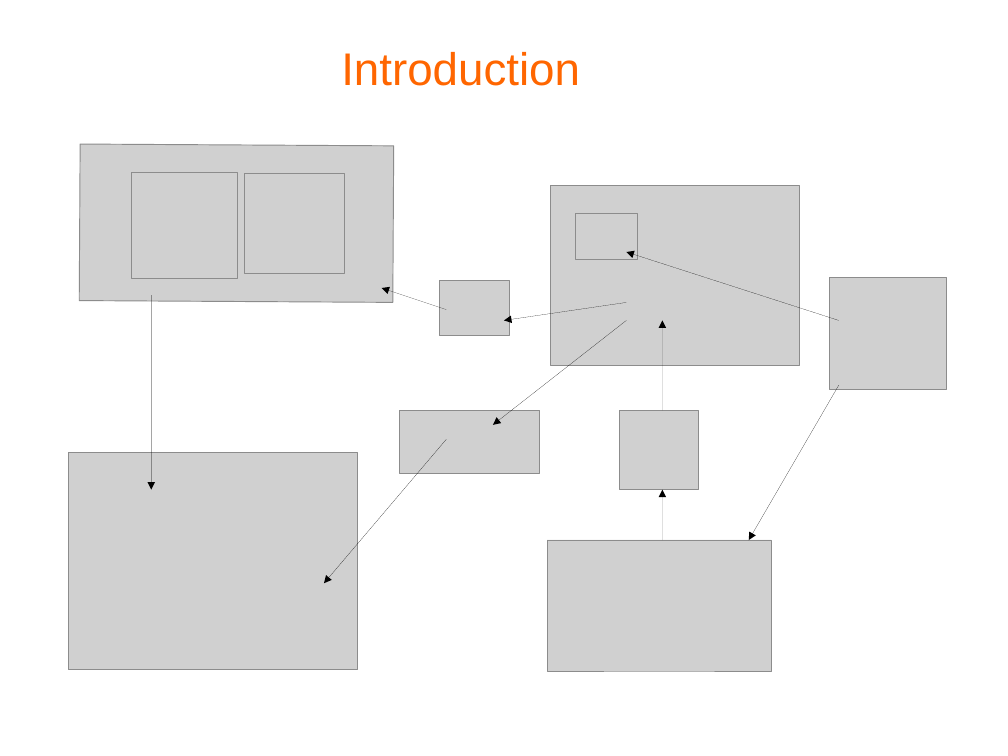
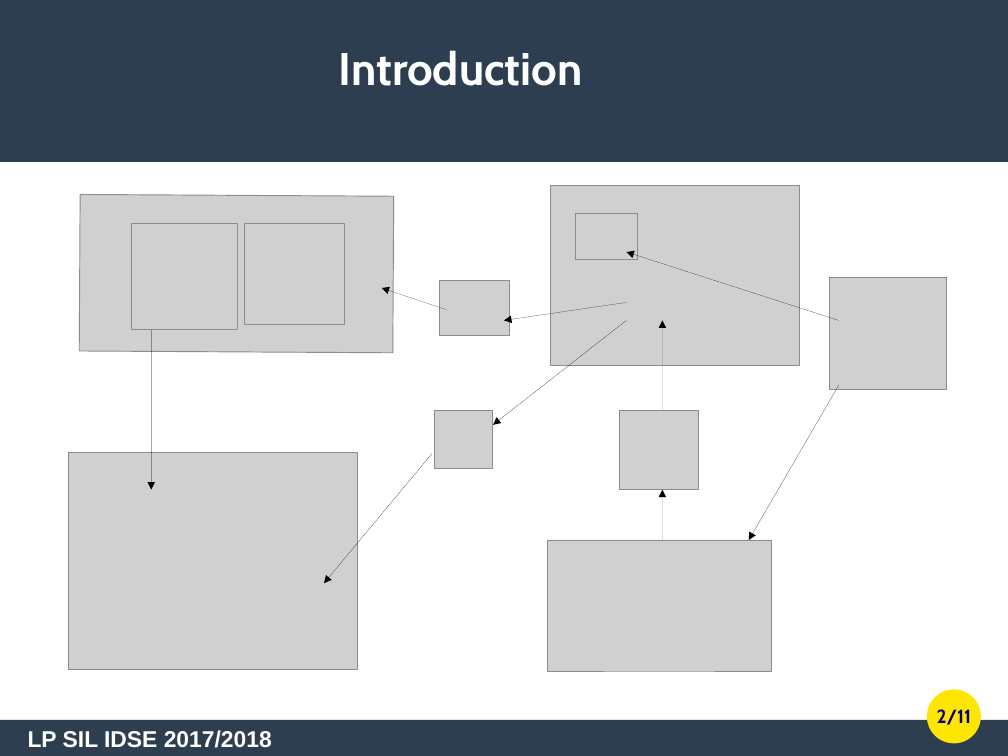
Before and after one commit to Lion3000/ProjetObjetsConnectes, a slide deck: slide 2 of CompteRendu/PresentationObjetConnecté.odp. Drawn at 1008x756 pixels with LibreOffice and Linux fonts; fonts in the diff are those of the drawing; grey boxes stand for pictures; background and template pictures are left out. Boxes give left, top, right and bottom in pixels: in the first picture for what was removed or moved away, otherwise in the second. Text is boxed around its words. In the diff, an @@ line names an element or a change of style, - is before the commit and + after.

```diff
--- a/CompteRendu/PresentationObjetConnecté.odp
+++ b/CompteRendu/PresentationObjetConnecté.odp
@@ rectangle added at (0, 0, 1008, 162), fill #2C3E50 @@
@@ title "Introduction" at (339, 50, 582, 86): font Arial to Cabin, text colour #FF6600 to #FFFFFF, bold on @@
@@ 3 pictures: place and size @@
-3 pictures at (79, 145, 394, 303)
+3 pictures at (79, 195, 394, 353)
@@ picture: place and size @@
-picture at (400, 411, 540, 474)
+picture at (434, 411, 493, 469)
@@ arrow moved from (446, 439) - (324, 584) to (432, 454) - (324, 584) @@
@@ page number added at (928, 690, 981, 744), fill #FFE600, 15 pt, text #000080, bold @@
+2/11
@@ rectangle added at (0, 720, 1008, 756), fill #2C3E50 @@
@@ text added at (28, 730, 272, 748), 18 pt, text #FFFFFF, bold @@
+LP SIL IDSE 2017/2018
```
Also in this commit, not shown: 10 slides added, 1 slide removed, 18 other files.
